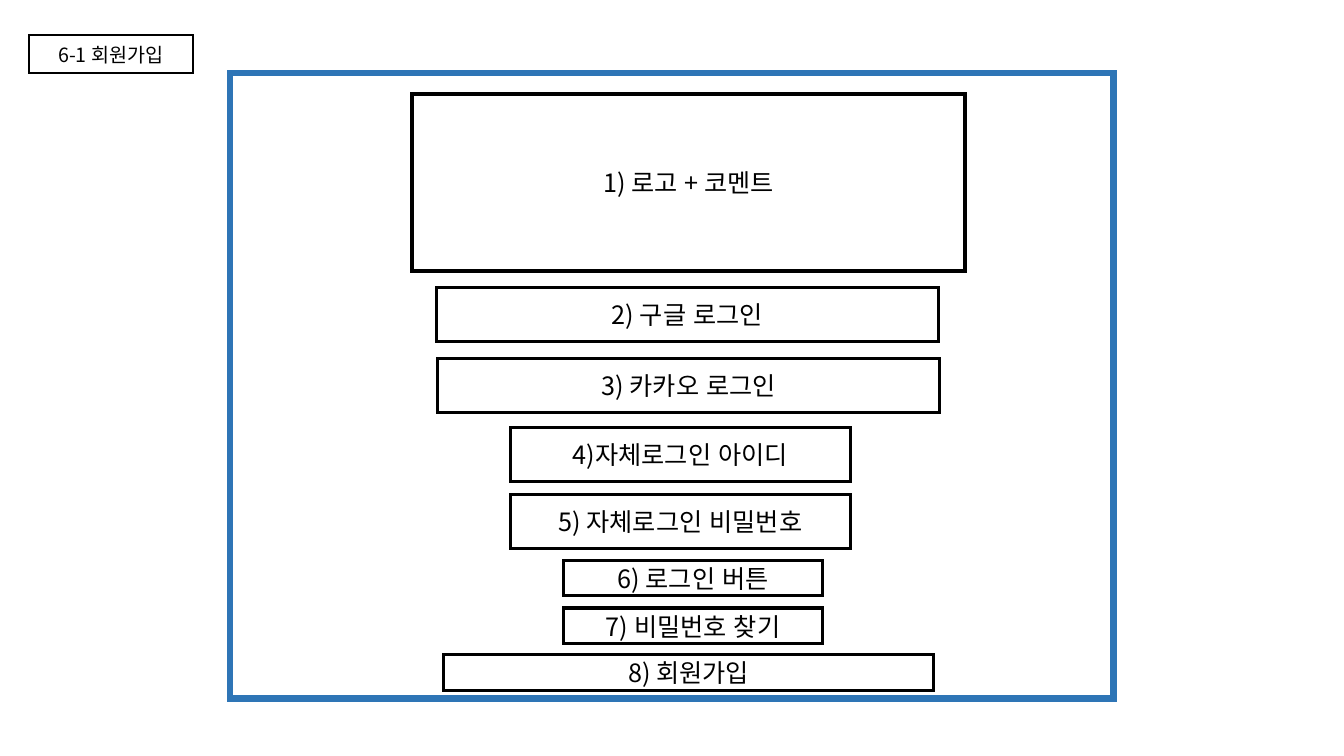
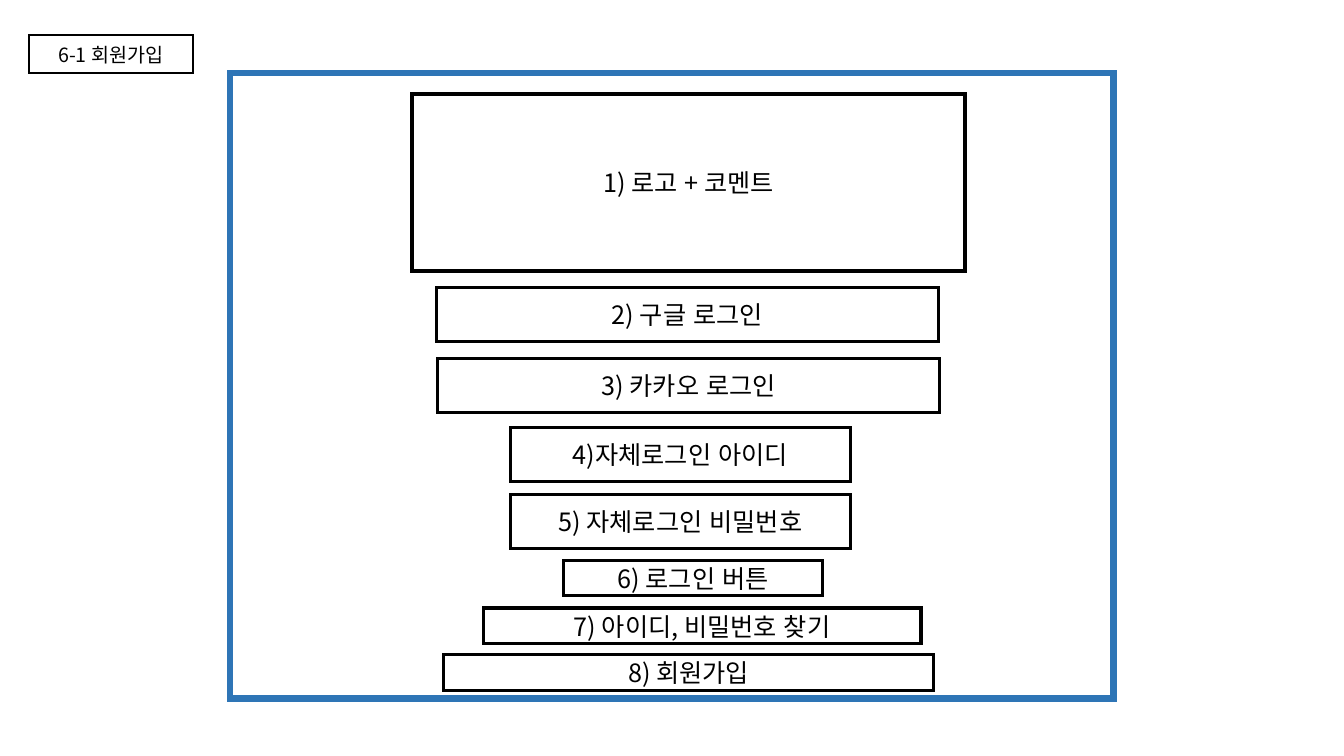
Before and after one commit to KKAKDI/5GONG, a slide deck: slide 1 of 오공 스토리보드.pptx. Drawn at 1344x756 pixels with LibreOffice and Linux fonts; fonts in the diff are those of the drawing. Boxes give left, top, right and bottom in pixels: in the first picture for what was removed or moved away, otherwise in the second. Text is boxed around its words. In the diff, an @@ line names an element or a change of style, - is before the commit and + after.

```diff
--- a/오공 스토리보드.pptx
+++ b/오공 스토리보드.pptx
@@ rectangle "7) 아이디, 비밀번호 찾기": place and size @@
-rectangle "7) 아이디, 비밀번호 찾기" at [564,608,823,644]
+rectangle "7) 아이디, 비밀번호 찾기" at [483,608,922,644]
@@ text in rectangle at [574,615,830,641]: text changed @@
-7) 비밀번호 찾기
+7) 아이디, 비밀번호 찾기
```
Also in this commit, not shown: 5 other slides changed, 3 slides added, 2 other files.
